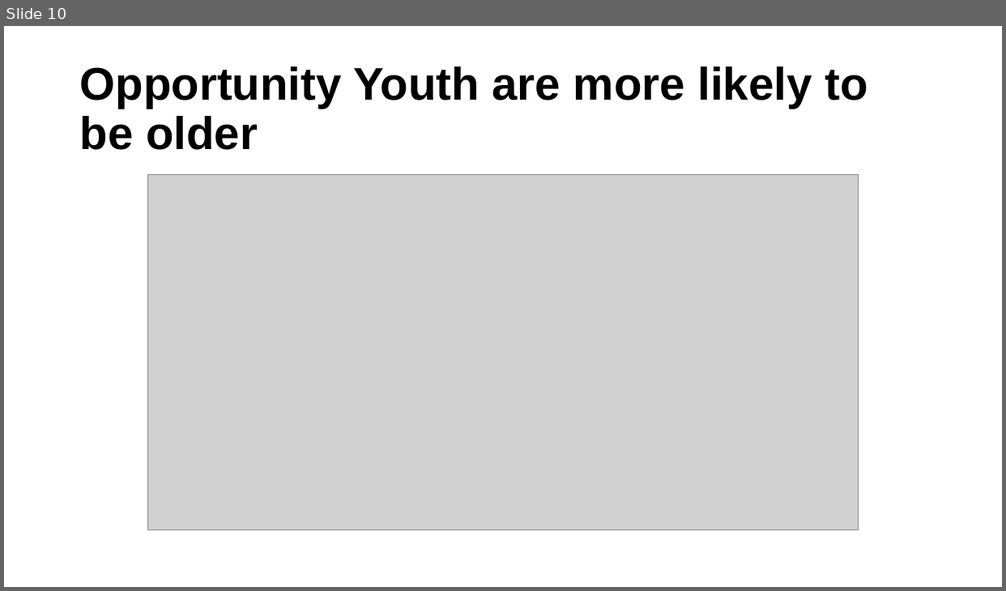
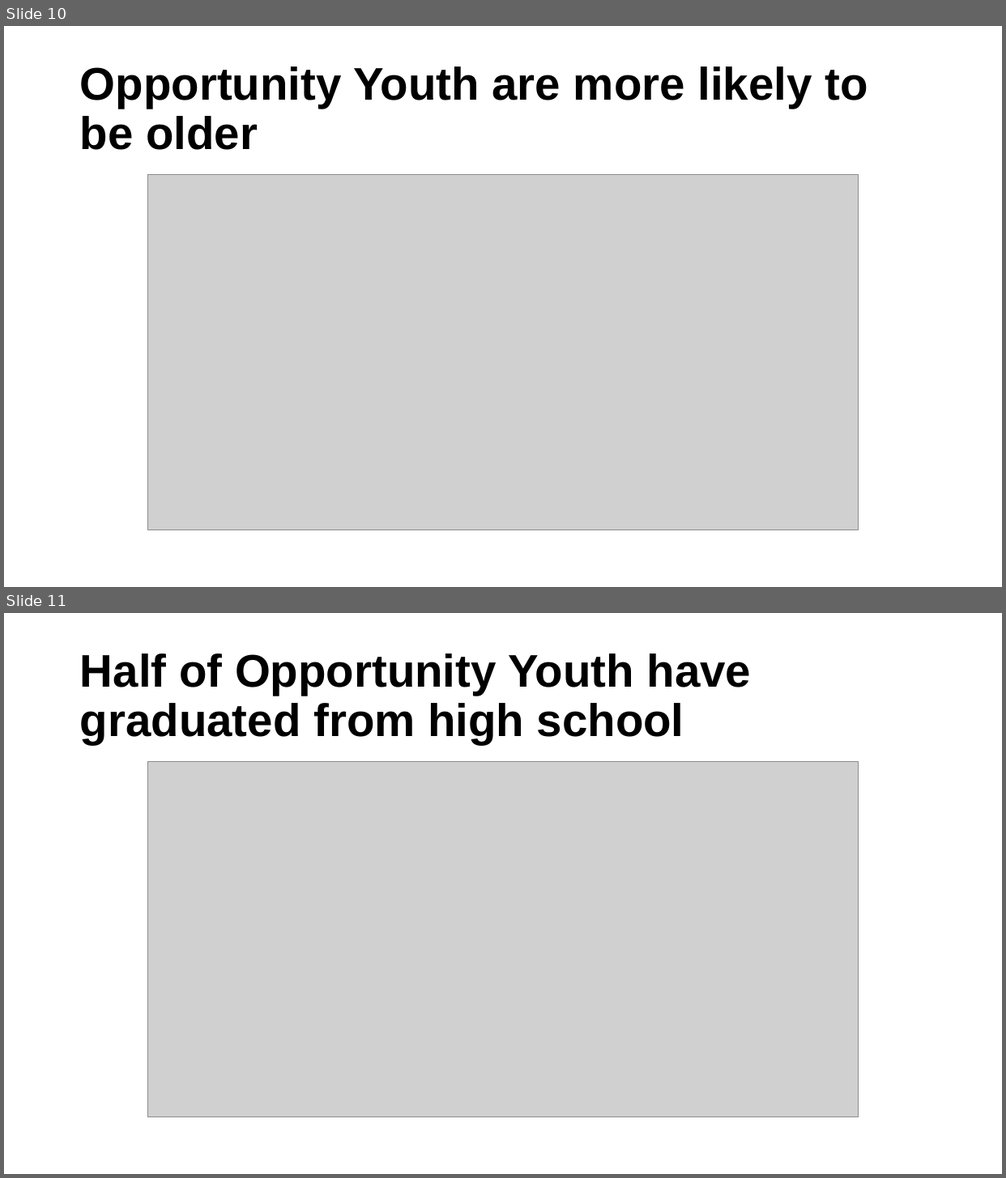
Before and after one commit to ucdiegorubi/oy_census_analysis, a slide deck: create_powerpoint/demographic_estimates.pptx. Shown one above the other, each under a label of ours: slide 10 before the commit, slides 10 and 11 after it. The pictures are 1006x591 and 1006x1178 pixels, drawn with LibreOffice and Linux fonts; fonts in the diff are those of the drawing; grey boxes stand for pictures; background and template pictures are left out. Boxes give left, top, right and bottom in pixels: in the first picture for what was removed or moved away, otherwise in the second. Text is boxed around its words. In the diff, an @@ line names an element or a change of style, - is before the commit and + after.

```diff
--- a/create_powerpoint/demographic_estimates.pptx
+++ b/create_powerpoint/demographic_estimates.pptx
@@ slide 11 added at (x1=4, y1=613, x2=1002, y2=1174), background #FFFFFF @@
@@ title added at (x1=80, y1=653, x2=752, y2=745), 44 pt, text #000000, bold @@
+Half of Opportunity Youth have graduated from high school
@@ picture added at (x1=147, y1=762, x2=859, y2=1118) @@
```
Also in this commit, not shown: 1 slide changed, 2 other slides added, 4 slides removed, 4 other files.
